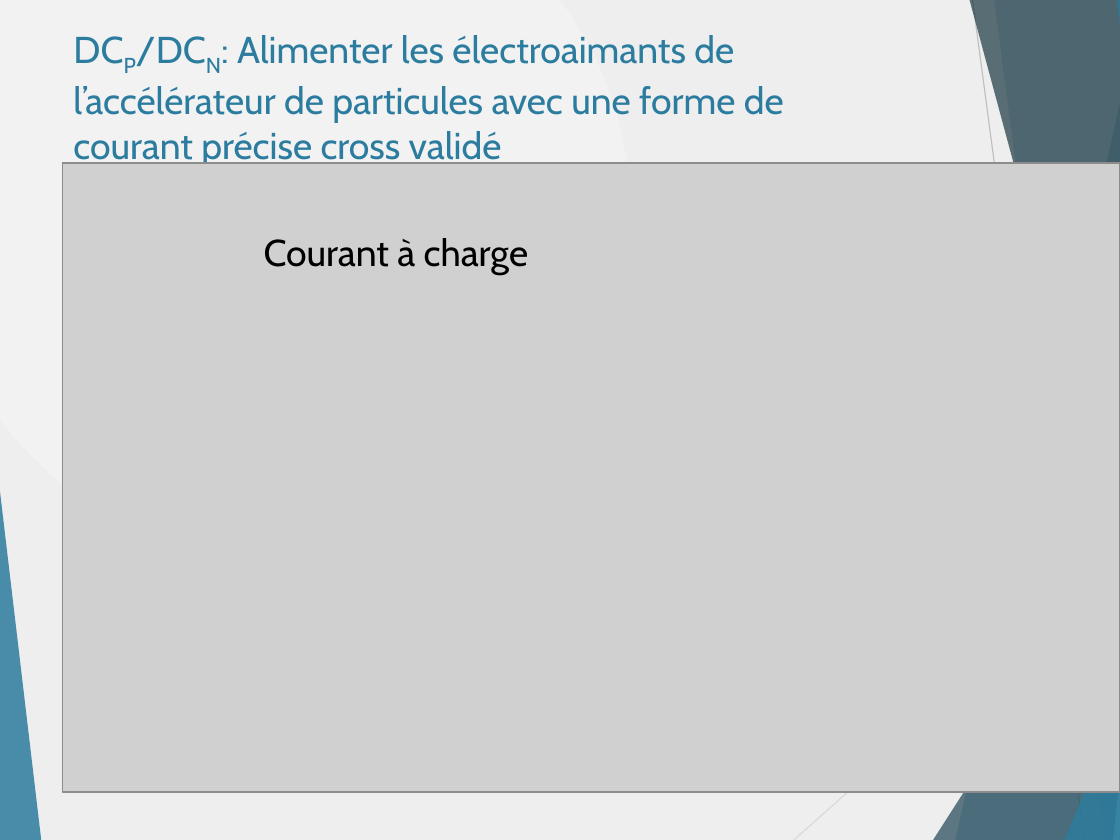
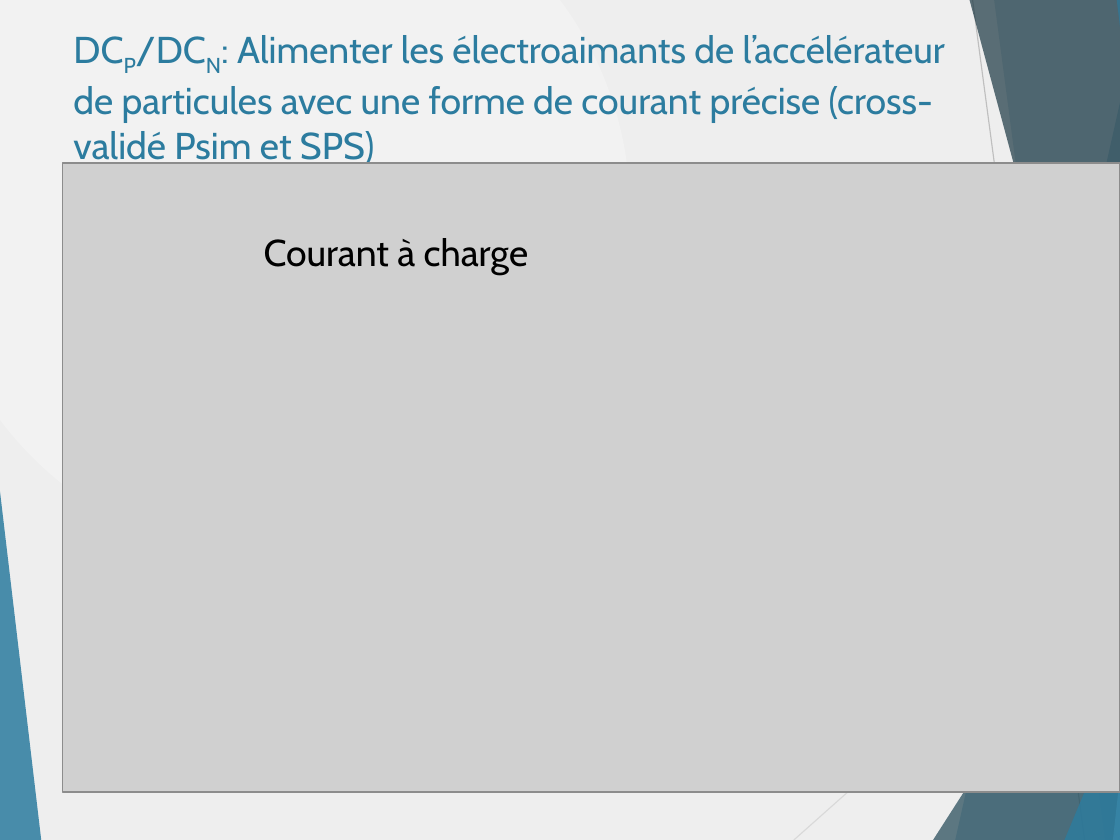
Before and after one commit to danthib76/DesignIV, a slide deck: slide 14 of Remise/Remise 3/RAE.pptx. Drawn at 1120x840 pixels with LibreOffice and Linux fonts; fonts in the diff are those of the drawing; grey boxes stand for pictures. Boxes give left, top, right and bottom in pixels: in the first picture for what was removed or moved away, otherwise in the second. Text is boxed around its words. In the diff, an @@ line names an element or a change of style, - is before the commit and + after.

Commit message:
RAE version 1
Il ne reste que les avancements sur le contrôle avec Excel à faire

```diff
--- a/Remise/Remise 3/RAE.pptx
+++ b/Remise/Remise 3/RAE.pptx
@@ title at box(73, 35, 945, 164): text changed @@
-DCP/DCN: Alimenter les électroaimants de l’accélérateur de particules avec une forme de courant précise cross validé
+DCP/DCN: Alimenter les électroaimants de l’accélérateur de particules avec une forme de courant précise (cross-validé Psim et SPS)
```
Also in this commit, not shown: 8 other slides changed, 3 slides added, 1 slide removed, 4 other files.
